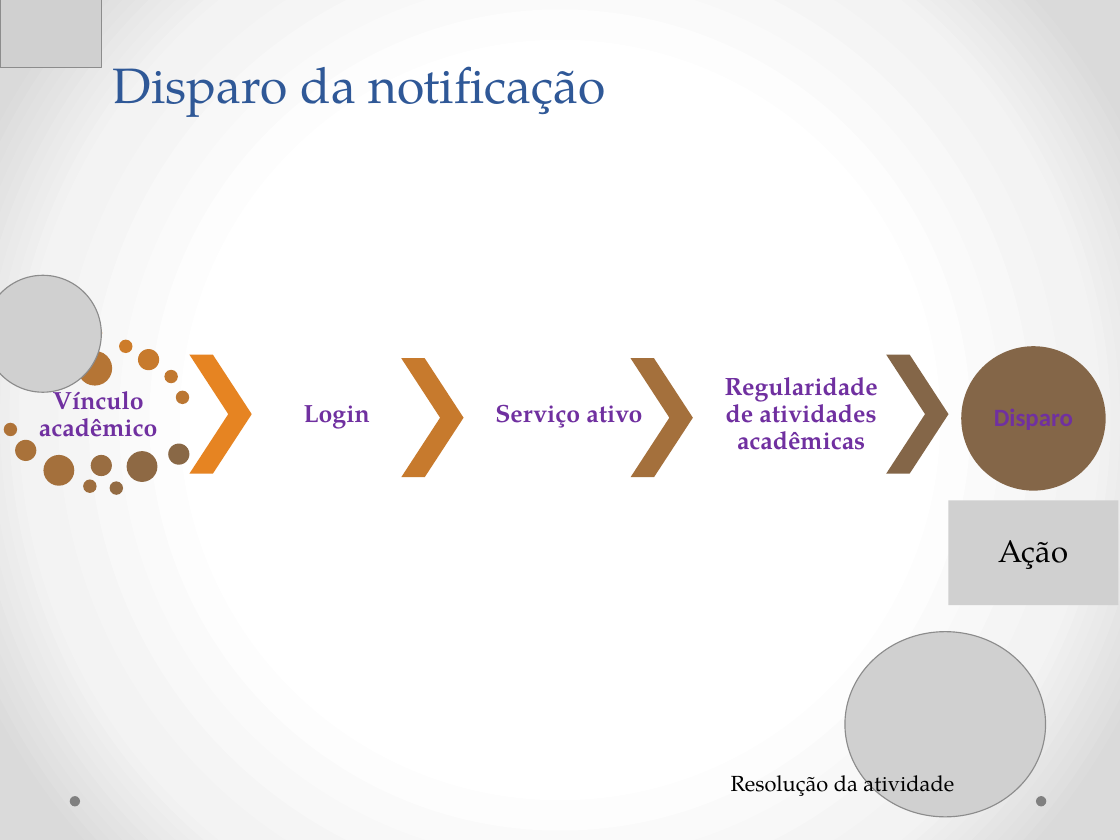
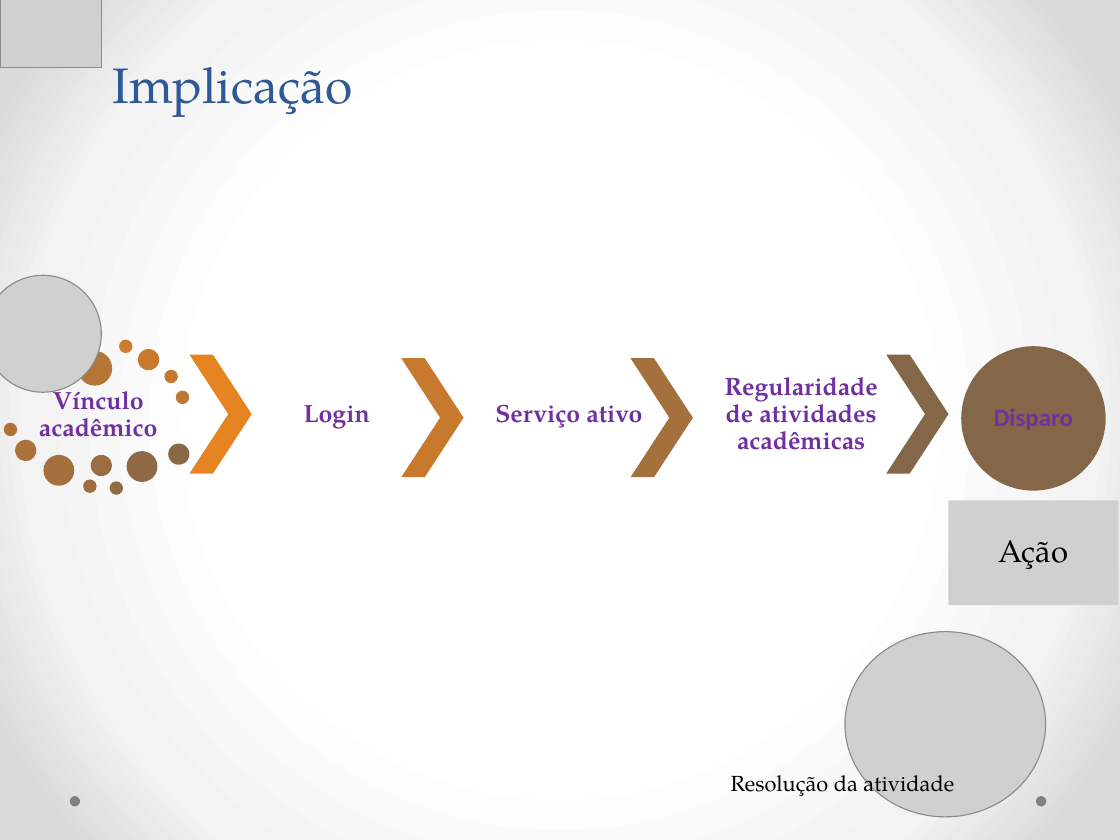
Before and after one commit to Neimarmg/TCC, a slide deck: slide 6 of Ppt-Andamento.pptx (slide 11 before the commit). Drawn at 1120x840 pixels with LibreOffice and Linux fonts; fonts in the diff are those of the drawing; grey boxes stand for pictures. Boxes give left, top, right and bottom in pixels: in the first picture for what was removed or moved away, otherwise in the second. Text is boxed around its words. In the diff, an @@ line names an element or a change of style, - is before the commit and + after.

```diff
--- a/Ppt-Andamento.pptx
+++ b/Ppt-Andamento.pptx
@@ title at (x1=113, y1=67, x2=353, y2=117): text changed @@
-Disparo da notificação
+Implicação
```
Also in this commit, not shown: 5 other slides changed, 6 slides added, 13 slides removed.
